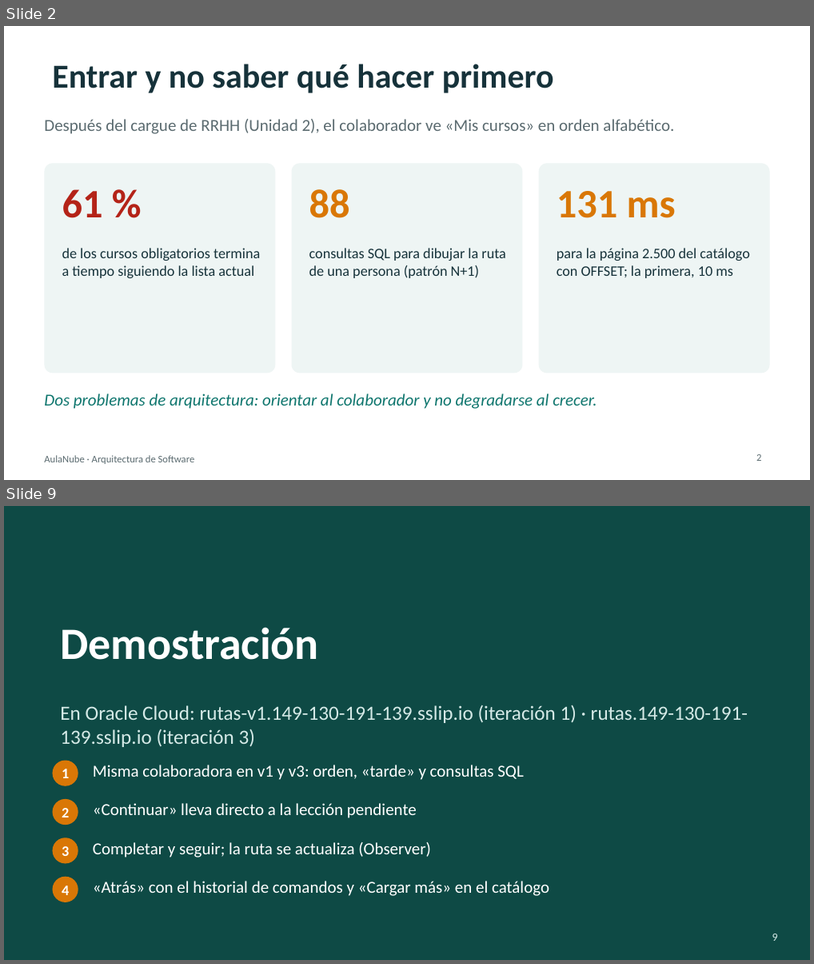
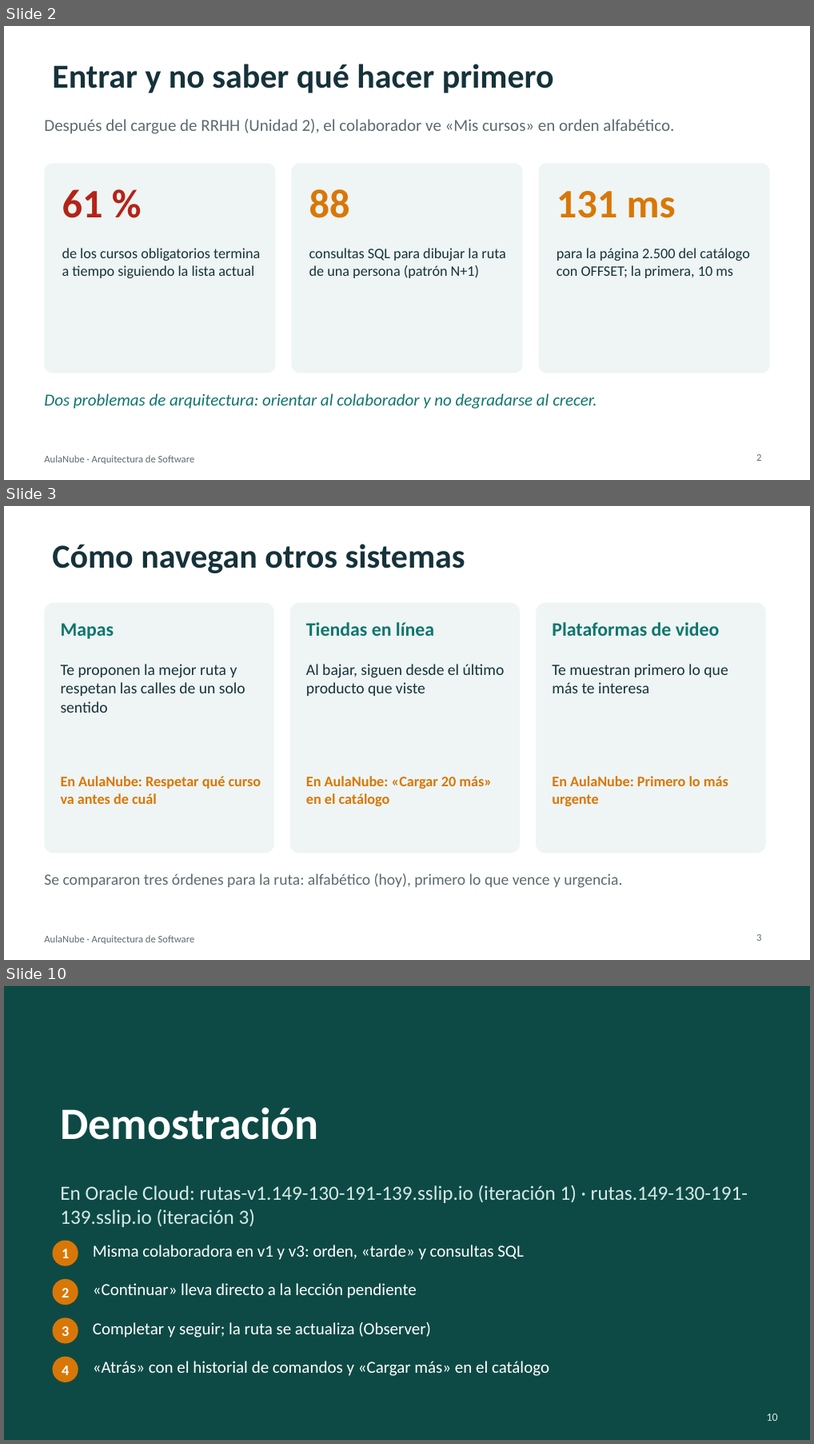
Before and after one commit to augustocco/aulanube-rutas, a slide deck: docs/presentacion/Presentacion-AulaNube-Rutas.pptx. Shown one above the other, each under a label of ours: slides 2 and 9 before the commit, slides 2, 3 and 10 after it; the slides between them are not shown. The pictures are 814x964 and 814x1444 pixels, drawn with LibreOffice and Linux fonts; fonts in the diff are those of the drawing. Boxes give left, top, right and bottom in pixels: in the first picture for what was removed or moved away, otherwise in the second. Text is boxed around its words. In the diff, an @@ line names an element or a change of style, - is before the commit and + after.

```diff
--- a/docs/presentacion/Presentacion-AulaNube-Rutas.pptx
+++ b/docs/presentacion/Presentacion-AulaNube-Rutas.pptx
@@ slide 3 added at (x1=4, y1=506, x2=810, y2=960), background #FFFFFF; not listed: 1 template element that a slide beside it also shows @@
@@ title added at (x1=52, y1=544, x2=466, y2=573), 30 pt, text #16323A, bold @@
+Cómo navegan otros sistemas
@@ rounded rectangle added at (x1=44, y1=603, x2=274, y2=852), fill #EEF5F4 @@
@@ text added at (x1=61, y1=623, x2=114, y2=639), 17 pt, text #0F766E, bold @@
+Mapas
@@ rounded rectangle added at (x1=290, y1=603, x2=520, y2=852), fill #EEF5F4 @@
@@ text added at (x1=306, y1=622, x2=434, y2=636), 17 pt, text #0F766E, bold @@
+Tiendas en línea
@@ rounded rectangle added at (x1=536, y1=603, x2=766, y2=852), fill #EEF5F4 @@
@@ text added at (x1=552, y1=622, x2=720, y2=636), 17 pt, text #0F766E, bold @@
+Plataformas de video
@@ text added at (x1=61, y1=664, x2=246, y2=712), 14 pt, text #16323A @@
+Te proponen la mejor ruta y respetan las calles de un solo sentido
@@ text added at (x1=306, y1=664, x2=505, y2=696), 14 pt, text #16323A @@
+Al bajar, siguen desde el último producto que viste
@@ text added at (x1=552, y1=664, x2=728, y2=693), 14 pt, text #16323A @@
+Te muestran primero lo que más te interesa
@@ text added at (x1=61, y1=776, x2=262, y2=804), 13 pt, text #D97706, bold @@
+En AulaNube: Respetar qué curso va antes de cuál
@@ text added at (x1=306, y1=776, x2=492, y2=806), 13 pt, text #D97706, bold @@
+En AulaNube: «Cargar 20 más» en el catálogo
@@ text added at (x1=552, y1=776, x2=729, y2=806), 13 pt, text #D97706, bold @@
+En AulaNube: Primero lo más urgente
@@ text added at (x1=44, y1=873, x2=622, y2=888), 14 pt, text #5B6B70 @@
+Se compararon tres órdenes para la ruta: alfabético (hoy), primero lo que vence y urgencia.
@@ page number added at (x1=757, y1=934, x2=762, y2=940), 9 pt, text #5B6B70 @@
+3
@@ what was slide 9 is now slide 10 @@
@@ page number at (x1=767, y1=1413, x2=778, y2=1420): text changed @@
-9
+10
```
Also in this commit, not shown: 1 slide changed, 5 other slides added, 5 slides removed, 7 other files.
